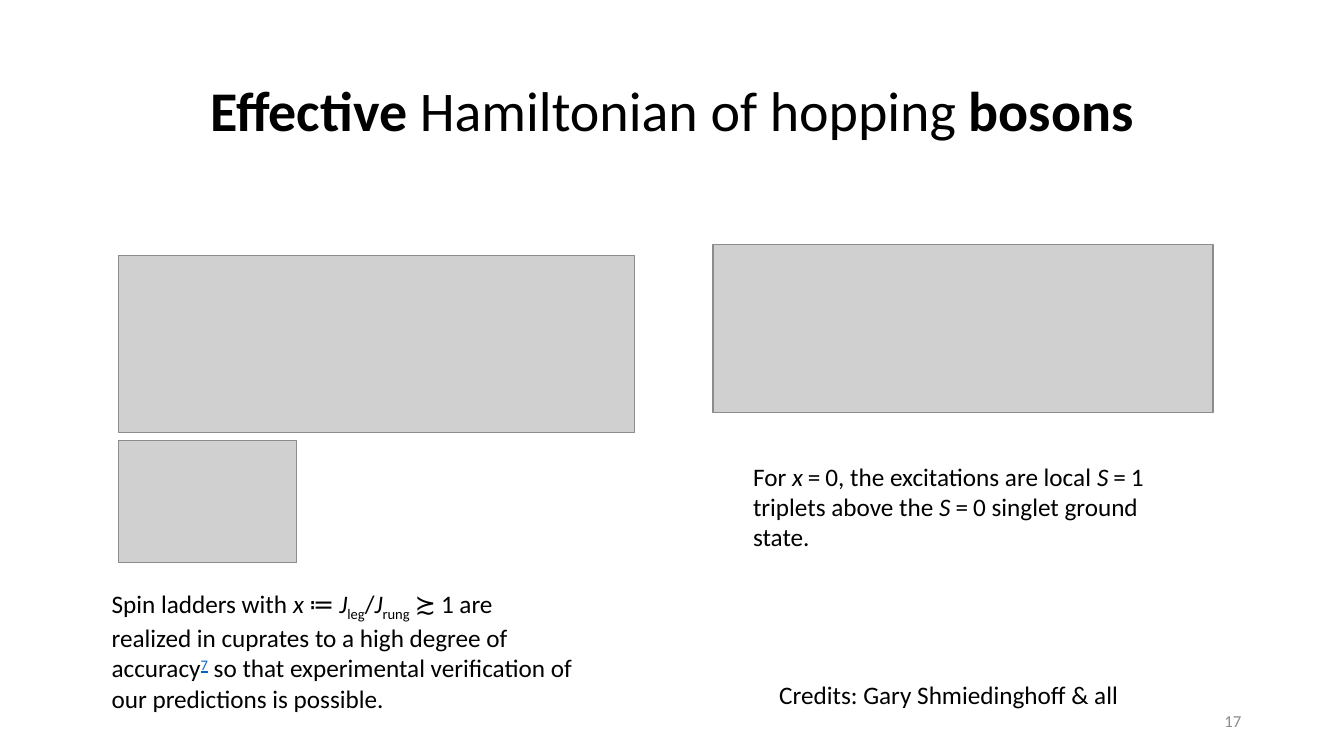
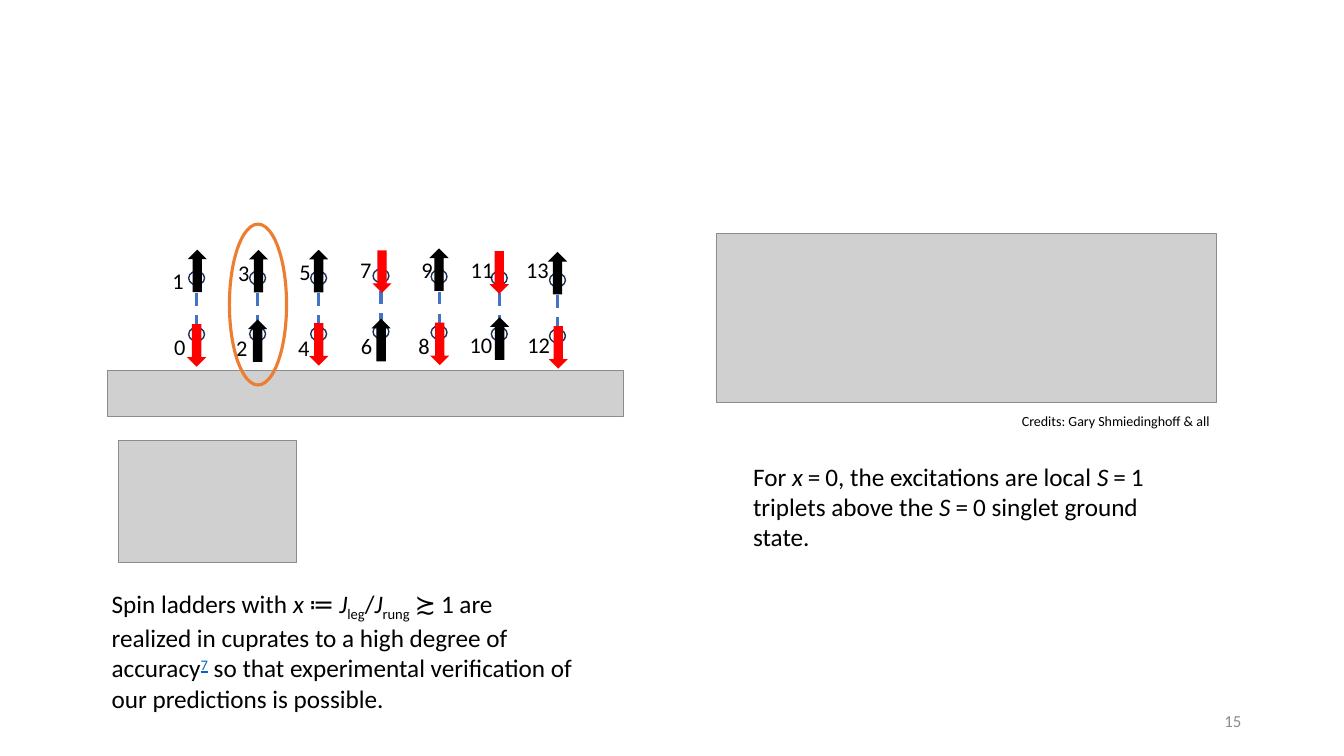
Before and after one commit to davidebernocco/Manybody_physics_project, a slide deck: slide 15 of Ladder_Heisemberg_presentation.pptx (slide 17 before the commit). Drawn at 1344x756 pixels with LibreOffice and Linux fonts; fonts in the diff are those of the drawing; grey boxes stand for pictures. Boxes give left, top, right and bottom in pixels: in the first picture for what was removed or moved away, otherwise in the second. Text is boxed around its words. In the diff, an @@ line names an element or a change of style, - is before the commit and + after.

```diff
--- a/Ladder_Heisemberg_presentation.pptx
+++ b/Ladder_Heisemberg_presentation.pptx
@@ title removed at bbox=[210, 91, 1134, 141] @@
-Effective Hamiltonian of hopping bosons
@@ ellipse added at bbox=[230, 224, 287, 385], outline #ED7D31 2.25 pt @@
@@ picture: place and size @@
-picture at bbox=[713, 244, 1213, 412]
+picture at bbox=[717, 234, 1217, 402]
@@ group added at bbox=[172, 250, 567, 369]: 14 ellipses, 14 right arrows, 14 texts, 7 lines @@
+0
+1
+2
+3
+4
+5
+12
+13
+8
+9
+10
+11
+6
+7
@@ picture: place and size @@
-picture at bbox=[119, 255, 635, 433]
+picture at bbox=[108, 370, 624, 416]
@@ text "Credits: Gary Shmiedinghoff & all": place and size @@
-text "Credits: Gary Shmiedinghoff & all" at bbox=[779, 686, 1118, 709]
+text "Credits: Gary Shmiedinghoff & all" at bbox=[1022, 416, 1209, 429]
@@ text "Credits: Gary Shmiedinghoff & all" at bbox=[1022, 416, 1209, 429]: size 18 to 10 pt @@
@@ page number at bbox=[1224, 716, 1241, 727]: text changed @@
-17
+15
```
Also in this commit, not shown: 7 other slides changed, 4 slides added, 4 slides removed.
